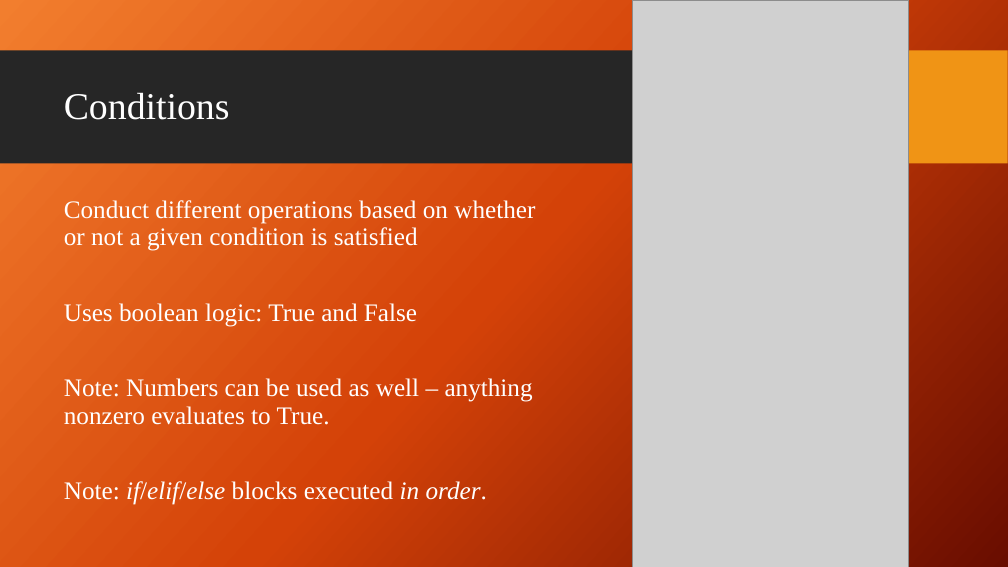
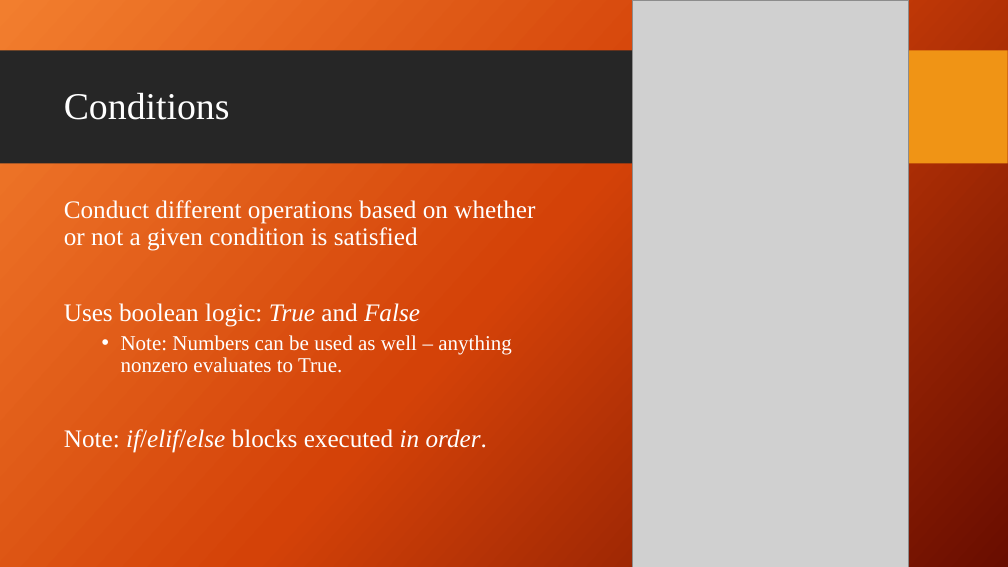
Before and after one commit to giganano/PythonBootcamp, a slide deck: slide 18 of slides/review.pptx. Drawn at 1008x567 pixels with LibreOffice and Linux fonts; fonts in the diff are those of the drawing; grey boxes stand for pictures; background and template pictures are left out. Boxes give left, top, right and bottom in pixels: in the first picture for what was removed or moved away, otherwise in the second. Text is boxed around its words. In the diff, an @@ line names an element or a change of style, - is before the commit and + after.

```diff
--- a/slides/review.pptx
+++ b/slides/review.pptx
@@ text at <box>64,303,512,373</box>: italic on in "True False"; size 24 to 20 pt in "Note: Numbers can be used as well ..."; bullet none to •; list level 1 to 2 in "Note: Numbers can be used ..." @@
```
Also in this commit, not shown: 10 other slides changed, 2 other files.
